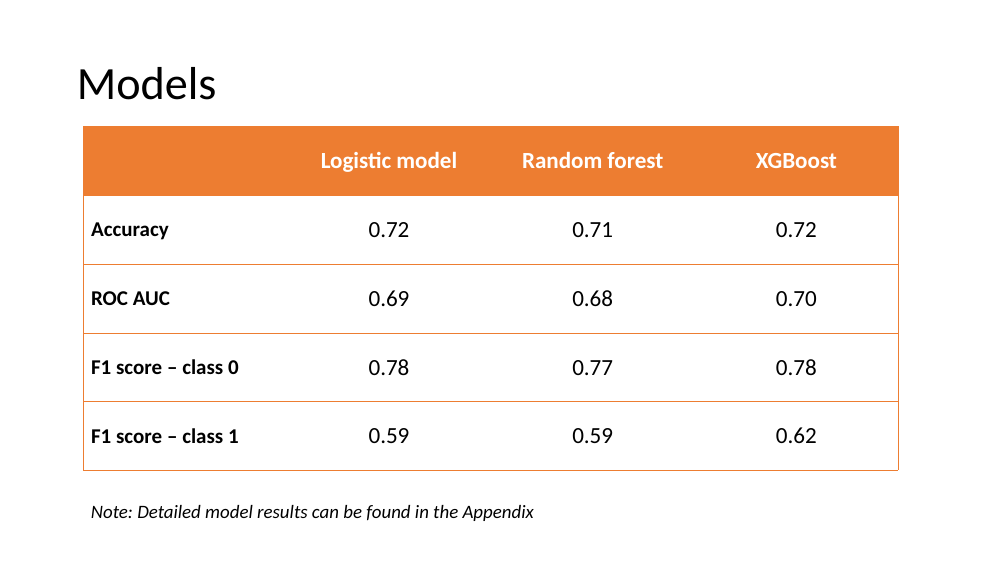
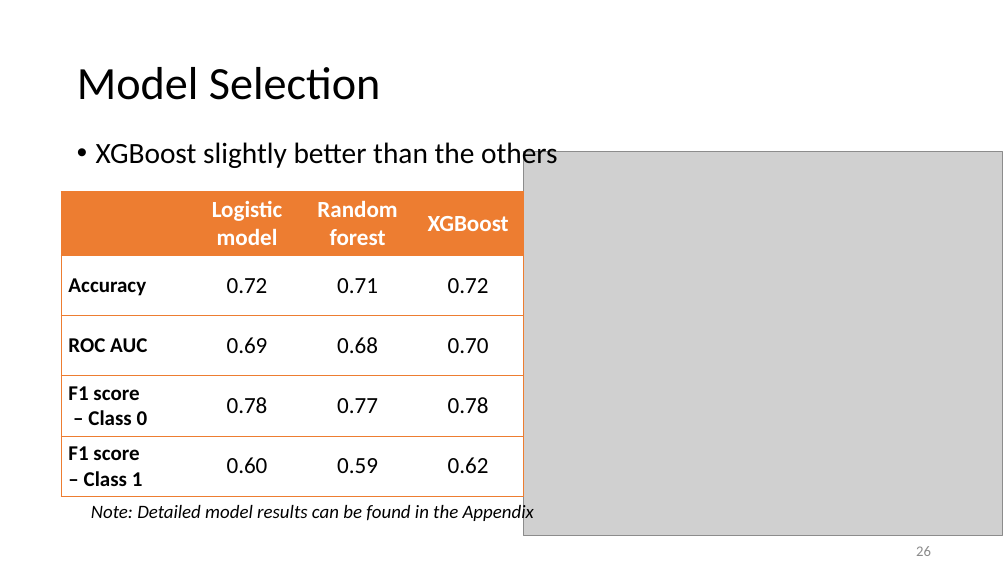
Before and after one commit to yz-joy/user-retention, a slide deck: slide 27 of CustomerRetentionPrediction.pptx (slide 16 before the commit). Drawn at 1008x567 pixels with LibreOffice and Linux fonts; fonts in the diff are those of the drawing; grey boxes stand for pictures. Boxes give left, top, right and bottom in pixels: in the first picture for what was removed or moved away, otherwise in the second. Text is boxed around its words. In the diff, an @@ line names an element or a change of style, - is before the commit and + after.

```diff
--- a/CustomerRetentionPrediction.pptx
+++ b/CustomerRetentionPrediction.pptx
@@ title at bbox=[77, 67, 381, 100]: text changed @@
-Models
+Model Selection
@@ text added at bbox=[96, 142, 558, 170], 28 pt, text #000000 @@
+• XGBoost slightly better than the others
@@ picture added at bbox=[523, 152, 1002, 536] @@
@@ table at bbox=[61, 191, 523, 495] @@
-row 4, column 1: F1 score – class 0
+row 4, column 1: F1 score / – Class 0
-row 5, column 1: F1 score – class 1
+row 5, column 1: F1 score / – Class 1
-row 5, column 2: 0.59
+row 5, column 2: 0.60
@@ table: place and size @@
-table at bbox=[83, 127, 897, 470]
+table at bbox=[61, 191, 523, 495]
@@ page number added at bbox=[916, 546, 931, 556], 14 pt, text #8C8C8C @@
+26
```
Also in this commit, not shown: 29 other slides changed, 11 slides added, 1 slide removed, 11 other files.
